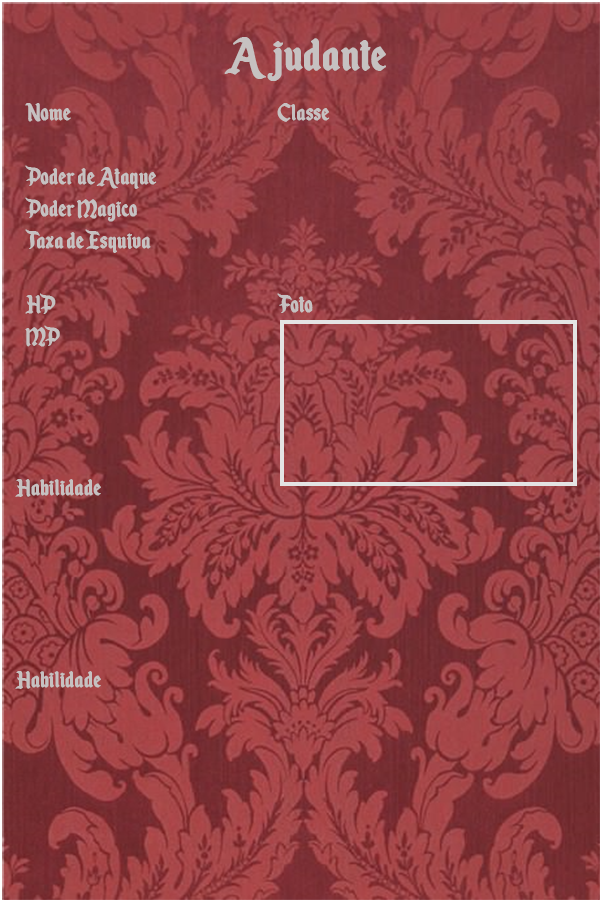
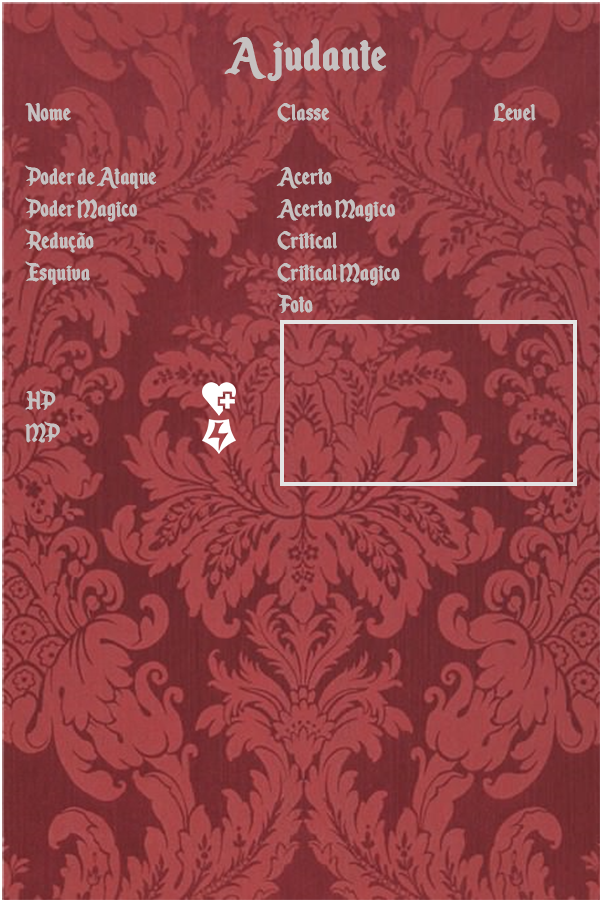
Comparing the layer stacks of the two w=600, h=900 images. Changes:
removed layer "Habilidade Habilidade" over 15, 479, 101, 689
added layer "Camada 3" above "Camada 2" over 202, 382, 236, 416
added layer "Camada 2" above "Nome Classe Level Poder de Ataque Ac" over 202, 419, 236, 454
renamed "Nome Classe Poder de Ataque Poder Magico Taxa de Es" to "Nome Classe Level Poder de Ataque Ac", painted on it over 25, 103, 536, 443
